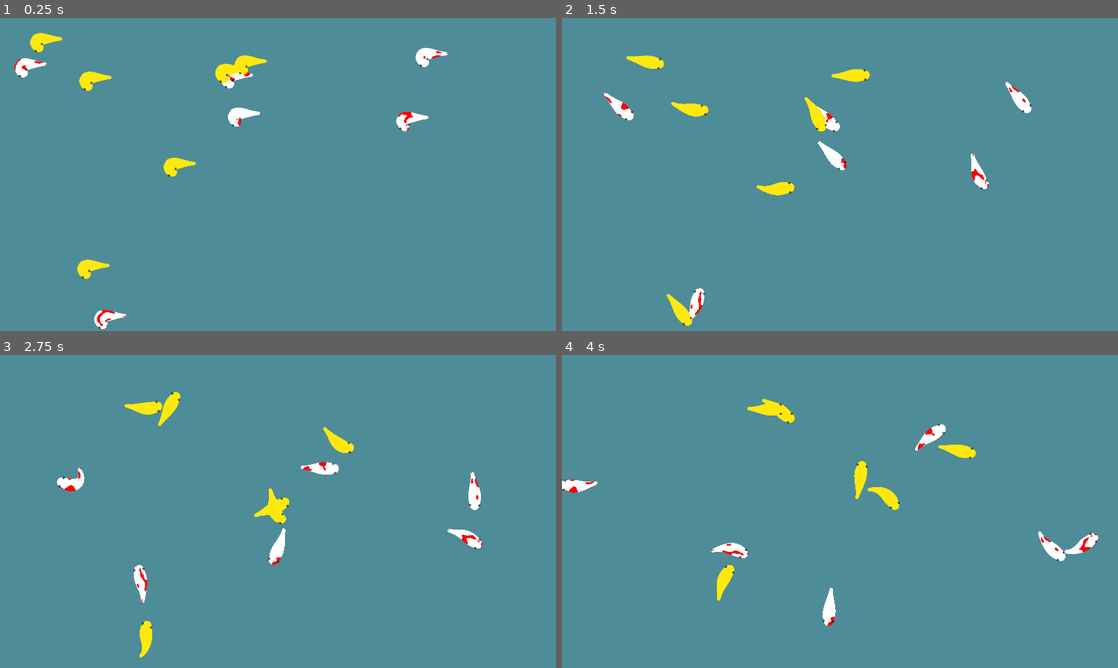
Above: before the commit, frames 1-4 (two rows, left to right).
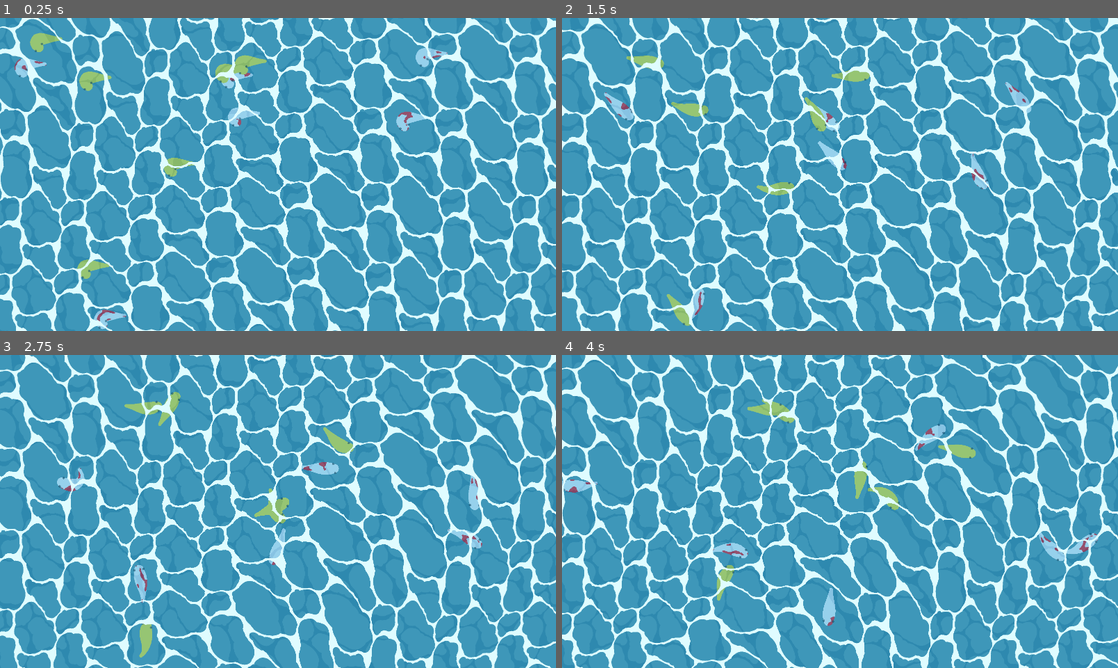
Above: after the commit, the same moments.

Repository: Dowsley/procedural-vivarium
Game: Godot game, scene res://src/game.tscn
The game is run twice, just before and just after one commit, with the same random seed, the same clock (stepped at 60 frames per second) and the same inputs.
Inputs:
- Up to frame 1 (0.25 s): no input
- Up to frame 2 (1.5 s): no input
- Up to frame 3 (2.75 s): no input
- Up to frame 4 (4 s): no input

The runs differ from the first frame. In frame 1, 100% of the frame differs, in the area x 0-100%, y 0-100%; in frame 2, 100%; in frame 3, 100%; in frame 4, 100%.

Commit message:
Experimenting water

Diff:
--- /dev/null
+++ b/data/water1.gdshader
@@ -0,0 +1,133 @@
+shader_type canvas_item;
+
+uniform float aspectRatio = 1.0f;
+uniform float pixelization = 2048.0f;
+
+uniform sampler2D waterDepthGradient : hint_default_black;
+
+uniform vec4 causticColor = vec4(0.455f, 0.773f, 0.765f, 1.0f);
+uniform vec4 causticHighlightColor = vec4(0.741f, 0.894f, 0.898f, 1.0f);
+uniform sampler2D causticTexture : hint_default_white, repeat_enable;
+uniform sampler2D causticHighlightTexture : hint_default_white, repeat_enable;
+uniform sampler2D causticNoiseTexture : hint_default_white, repeat_enable;
+uniform sampler2D causticFadeNoiseTexture : hint_default_white, repeat_enable;
+uniform float causticScale = 12.0f;
+uniform float causticSpeed = 0.005f;
+uniform float causticMovementAmount = 0.15f;
+uniform float causticFaderMultiplier = 1.45f;
+
+uniform vec4 specularColor = vec4(1.0f, 1.0f, 1.0f, 1.0f);
+uniform sampler2D specularNoiseTexture : hint_default_white, repeat_enable;
+uniform sampler2D specularMovementLeftNoiseTexture : hint_default_white, repeat_enable;
+uniform sampler2D specularMovementRightNoiseTexture : hint_default_white, repeat_enable;
+uniform float specularThreshold = 0.35f;
+uniform float specularSpeed = 0.025f;
+uniform float specularScale = 15.0f;
+
+uniform vec4 foamColor = vec4(1.0f, 1.0f, 1.0f, 1.0f);
+uniform sampler2D foamTexture : hint_default_white, repeat_enable;
+uniform float foamIntensity = 0.2f;
+uniform float foamScale = 15.0f;
+
+uniform vec4 outlineColor = vec4(0.675f, 0.86f, 1.0f, 1.0f);
+uniform float generalTransparency = 1.0f;
+
+
+// ------------------------------------------------------------------------------------
+// Helper functions
+
+// Blends two vec2's by subtracting them. Compare this to Photoshop blend mode "Subtract".
+// Source:
+// https://docs.unity3d.com/Packages/com.unity.shadergraph@6.9/manual/Blend-Node.html
+vec2 blendSubtract_vec2(vec2 base, vec2 blend, float opacity)
+{
+	vec2 result = base - blend;
+	return mix(base, result, opacity);
+}
+
+// Blends two floats by subtracting them. Compare this to Photoshop blend mode "Subtract".
+// Source:
+// https://docs.unity3d.com/Packages/com.unity.shadergraph@6.9/manual/Blend-Node.html
+float blendSubtract_float(float base, float blend, float opacity)
+{
+	float result = base - blend;
+	return mix(base, result, opacity);
+}
+
+// Blends two vec2's by overlaying them. Compare this to Photoshop blend mode "Overlay".
+// Source:
+// https://docs.unity3d.com/Packages/com.unity.shadergraph@6.9/manual/Blend-Node.html
+float blendOverlay_float(float base, float blend, float opacity)
+{
+	float result1 = 1.0f - 2.0f * (1.0f - base) * (1.0f - blend);
+    float result2 = 2.0f * base * blend;
+    float zeroOrOne = step(0.5f, base);
+    float res = result2 * zeroOrOne + (1.0 - zeroOrOne) * result1;
+    return mix(base, res, opacity);
+}
+
+// Pixelizes the given coordinate.
+vec2 pixelizeCoordinates(vec2 coordinates)
+{
+	return floor(coordinates * pixelization) / pixelization;
+}
+
+// Applies the aspect ratio to the coordinates.
+vec2 applyAspectRatio(vec2 coordinates)
+{
+	return vec2(coordinates.x, coordinates.y * aspectRatio);
+}
+
+// ------------------------------------------------------------------------------------
+// Shader layers
+
+vec4 caustics(vec2 pixelizedCoordinates)
+{
+	vec4 causticNoise = texture(causticNoiseTexture, TIME * causticSpeed + pixelizedCoordinates);
+	vec2 noiseCoordinates = blendSubtract_vec2(pixelizedCoordinates * causticScale, causticNoise.rg, causticMovementAmount);
+	vec4 causticHighlight = texture(causticHighlightTexture, noiseCoordinates) * causticHighlightColor;
+	vec4 caustic = texture(causticTexture, noiseCoordinates) * causticColor;
+	vec4 interpolatedCaustics = mix(caustic, causticHighlight, causticHighlight.a);
+	float fadeNoise = texture(causticFadeNoiseTexture, noiseCoordinates).r * causticFaderMultiplier;
+	return vec4(interpolatedCaustics.r, interpolatedCaustics.g, interpolatedCaustics.b, clamp(interpolatedCaustics.a - fadeNoise, 0.0, 1.0));
+}
+
+vec4 specular(vec2 pixelizedCoordinates)
+{
+	vec2 scaledCoordinates = pixelizedCoordinates * specularScale;
+	float specularNoise = texture(specularNoiseTexture, scaledCoordinates).r;
+	float leftScrollingNoise = texture(specularMovementLeftNoiseTexture, scaledCoordinates + vec2(TIME * specularSpeed, 0.0f)).r;
+	float rightScrollingNoise = texture(specularMovementRightNoiseTexture, scaledCoordinates + vec2(TIME * specularSpeed * -1.0f, 0.0f)).r;
+	return step(specularThreshold, blendSubtract_float(blendOverlay_float(leftScrollingNoise, rightScrollingNoise, 1.0f), specularNoise, 1.0f)) * specularColor;
+}
+
+vec4 foam(vec2 pixelizedCoordinates, vec4 mainTexColor)
+{
+	vec4 colorizedFoam = texture(foamTexture, pixelizedCoordinates * foamScale) * foamColor;
+	float intensity = clamp(mainTexColor.g * mainTexColor.a - foamIntensity, 0.0f, 1.0f);
+	return vec4(colorizedFoam.r, colorizedFoam.g, colorizedFoam.b, colorizedFoam.a * intensity);
+}
+
+// ------------------------------------------------------------------------------------
+// Fragment Shader code
+
+void fragment()
+{
+	vec2 pixelizedCoordinates = pixelizeCoordinates(applyAspectRatio(UV));
+	vec4 mainTex = texture(TEXTURE, UV);
+	vec4 depthBasedWaterColor = texture(waterDepthGradient, vec2(1.0f - mainTex.b, 1.0f));
+
+	vec4 finalCaustics = caustics(pixelizedCoordinates);
+	vec4 finalSpecular = specular(pixelizedCoordinates);
+	vec4 finalFoam = foam(pixelizedCoordinates, mainTex);
+
+	vec4 waterWithCausticLayer = mix(depthBasedWaterColor, finalCaustics, finalCaustics.a);
+	vec4 waterWithCausticAndSpecularLayer = mix(waterWithCausticLayer, finalSpecular, ceil(finalCaustics.a) * finalSpecular.a);
+	vec4 waterWithCausticAndSpecularAndFoamLayer = mix(waterWithCausticAndSpecularLayer, finalFoam, finalFoam.a);
+
+	float outline = mainTex.a * mainTex.r;
+	vec4 finalOutlineColor = outline * outlineColor;
+
+	vec4 finalRGBColor = mix(waterWithCausticAndSpecularAndFoamLayer, finalOutlineColor, outline);
+	COLOR = vec4(finalRGBColor.r, finalRGBColor.g, finalRGBColor.b, mainTex.b * generalTransparency);
+}
--- /dev/null
+++ b/data/water2.gdshader
@@ -0,0 +1,143 @@
+shader_type canvas_item;
+
+uniform vec4 WATER_COL : source_color =  vec4(0.176471, 0.635294, 0.85098, 0.5);
+uniform vec4 WATER2_COL : source_color =  vec4(0.0588235, 0.529412, 0.776471, 0.5);
+uniform vec4 FOAM_COL : source_color = vec4(0.87451, 0.988235, 1, 0.5);
+
+uniform float distortion_speed = 2.0;
+uniform vec2 tile = vec2(5.0, 5.0);
+uniform vec2 offset = vec2(0, 0);
+
+const float TWOPI = 6.283185307;
+const float SIXPI = 18.84955592;
+
+float circ(vec2 pos, vec2 c, float s)
+{
+    c = abs(pos - c);
+    c = min(c, 1.0 - c);
+
+    return smoothstep(0.0, 0.002, sqrt(s) - sqrt(dot(c, c))) * -1.0;
+}
+
+float waterlayer(vec2 uv)
+{
+    uv = mod(uv, 1.0); // Clamp to [0..1]
+    float ret = 1.0;
+    ret += circ(uv, vec2(0.37378, 0.277169), 0.0268181);
+    ret += circ(uv, vec2(0.0317477, 0.540372), 0.0193742);
+    ret += circ(uv, vec2(0.430044, 0.882218), 0.0232337);
+    ret += circ(uv, vec2(0.641033, 0.695106), 0.0117864);
+    ret += circ(uv, vec2(0.0146398, 0.0791346), 0.0299458);
+    ret += circ(uv, vec2(0.43871, 0.394445), 0.0289087);
+    ret += circ(uv, vec2(0.909446, 0.878141), 0.028466);
+    ret += circ(uv, vec2(0.310149, 0.686637), 0.0128496);
+    ret += circ(uv, vec2(0.928617, 0.195986), 0.0152041);
+    ret += circ(uv, vec2(0.0438506, 0.868153), 0.0268601);
+    ret += circ(uv, vec2(0.308619, 0.194937), 0.00806102);
+    ret += circ(uv, vec2(0.349922, 0.449714), 0.00928667);
+    ret += circ(uv, vec2(0.0449556, 0.953415), 0.023126);
+    ret += circ(uv, vec2(0.117761, 0.503309), 0.0151272);
+    ret += circ(uv, vec2(0.563517, 0.244991), 0.0292322);
+    ret += circ(uv, vec2(0.566936, 0.954457), 0.00981141);
+    ret += circ(uv, vec2(0.0489944, 0.200931), 0.0178746);
+    ret += circ(uv, vec2(0.569297, 0.624893), 0.0132408);
+    ret += circ(uv, vec2(0.298347, 0.710972), 0.0114426);
+    ret += circ(uv, vec2(0.878141, 0.771279), 0.00322719);
+    ret += circ(uv, vec2(0.150995, 0.376221), 0.00216157);
+    ret += circ(uv, vec2(0.119673, 0.541984), 0.0124621);
+    ret += circ(uv, vec2(0.629598, 0.295629), 0.0198736);
+    ret += circ(uv, vec2(0.334357, 0.266278), 0.0187145);
+    ret += circ(uv, vec2(0.918044, 0.968163), 0.0182928);
+    ret += circ(uv, vec2(0.965445, 0.505026), 0.006348);
+    ret += circ(uv, vec2(0.514847, 0.865444), 0.00623523);
+    ret += circ(uv, vec2(0.710575, 0.0415131), 0.00322689);
+    ret += circ(uv, vec2(0.71403, 0.576945), 0.0215641);
+    ret += circ(uv, vec2(0.748873, 0.413325), 0.0110795);
+    ret += circ(uv, vec2(0.0623365, 0.896713), 0.0236203);
+    ret += circ(uv, vec2(0.980482, 0.473849), 0.00573439);
+    ret += circ(uv, vec2(0.647463, 0.654349), 0.0188713);
+    ret += circ(uv, vec2(0.651406, 0.981297), 0.00710875);
+    ret += circ(uv, vec2(0.428928, 0.382426), 0.0298806);
+    ret += circ(uv, vec2(0.811545, 0.62568), 0.00265539);
+    ret += circ(uv, vec2(0.400787, 0.74162), 0.00486609);
+    ret += circ(uv, vec2(0.331283, 0.418536), 0.00598028);
+    ret += circ(uv, vec2(0.894762, 0.0657997), 0.00760375);
+    ret += circ(uv, vec2(0.525104, 0.572233), 0.0141796);
+    ret += circ(uv, vec2(0.431526, 0.911372), 0.0213234);
+    ret += circ(uv, vec2(0.658212, 0.910553), 0.000741023);
+    ret += circ(uv, vec2(0.514523, 0.243263), 0.0270685);
+    ret += circ(uv, vec2(0.0249494, 0.252872), 0.00876653);
+    ret += circ(uv, vec2(0.502214, 0.47269), 0.0234534);
+    ret += circ(uv, vec2(0.693271, 0.431469), 0.0246533);
+    ret += circ(uv, vec2(0.415, 0.884418), 0.0271696);
+    ret += circ(uv, vec2(0.149073, 0.41204), 0.00497198);
+    ret += circ(uv, vec2(0.533816, 0.897634), 0.00650833);
+    ret += circ(uv, vec2(0.0409132, 0.83406), 0.0191398);
+    ret += circ(uv, vec2(0.638585, 0.646019), 0.0206129);
+    ret += circ(uv, vec2(0.660342, 0.966541), 0.0053511);
+    ret += circ(uv, vec2(0.513783, 0.142233), 0.00471653);
+    ret += circ(uv, vec2(0.124305, 0.644263), 0.00116724);
+    ret += circ(uv, vec2(0.99871, 0.583864), 0.0107329);
+    ret += circ(uv, vec2(0.894879, 0.233289), 0.00667092);
+    ret += circ(uv, vec2(0.246286, 0.682766), 0.00411623);
+    ret += circ(uv, vec2(0.0761895, 0.16327), 0.0145935);
+    ret += circ(uv, vec2(0.949386, 0.802936), 0.0100873);
+    ret += circ(uv, vec2(0.480122, 0.196554), 0.0110185);
+    ret += circ(uv, vec2(0.896854, 0.803707), 0.013969);
+    ret += circ(uv, vec2(0.292865, 0.762973), 0.00566413);
+    ret += circ(uv, vec2(0.0995585, 0.117457), 0.00869407);
+    ret += circ(uv, vec2(0.377713, 0.00335442), 0.0063147);
+    ret += circ(uv, vec2(0.506365, 0.531118), 0.0144016);
+    ret += circ(uv, vec2(0.408806, 0.894771), 0.0243923);
+    ret += circ(uv, vec2(0.143579, 0.85138), 0.00418529);
+    ret += circ(uv, vec2(0.0902811, 0.181775), 0.0108896);
+    ret += circ(uv, vec2(0.780695, 0.394644), 0.00475475);
+    ret += circ(uv, vec2(0.298036, 0.625531), 0.00325285);
+    ret += circ(uv, vec2(0.218423, 0.714537), 0.00157212);
+    ret += circ(uv, vec2(0.658836, 0.159556), 0.00225897);
+    ret += circ(uv, vec2(0.987324, 0.146545), 0.0288391);
+    ret += circ(uv, vec2(0.222646, 0.251694), 0.00092276);
+    ret += circ(uv, vec2(0.159826, 0.528063), 0.00605293);
+    return max(ret, 0.0);
+}
+
+vec4 water(vec2 uv, vec3 cdir, float iTime)
+{
+    uv *= vec2(0.25);
+
+    vec2 a = 0.025 * cdir.xz / cdir.y; // Parallax offset
+    float h = sin(uv.x + iTime); // Height at UV
+    uv += a * h;
+    h = sin(0.841471 * uv.x - 0.540302 * uv.y + iTime);
+    uv += a * h;
+
+    // Texture distortion
+    float d1 = mod(uv.x + uv.y, TWOPI);
+    float d2 = mod((uv.x + uv.y + 0.25) * 1.3, SIXPI);
+    d1 = iTime * 0.07 + d1;
+    d2 = iTime * 0.5 + d2;
+    vec2 dist = vec2(
+    	sin(d1) * 0.15 + sin(d2) * 0.05,
+    	cos(d1) * 0.15 + cos(d2) * 0.05
+    );
+
+    vec3 color = mix(WATER_COL.rgb, WATER2_COL.rgb, waterlayer(uv + dist.xy));
+    color = mix(color, FOAM_COL.rgb, waterlayer(vec2(1.0) - uv - dist.yx));
+
+    float alpha = mix(WATER_COL.a, WATER2_COL.a, waterlayer(uv + dist.xy));
+    alpha = mix(alpha, FOAM_COL.a, waterlayer(vec2(1.0) - uv - dist.yx));
+
+    return vec4(color, alpha);
+}
+
+varying vec2 globalposition;
+
+void vertex(){
+    globalposition = (MODEL_MATRIX * vec4(VERTEX, 0.0, 1.0)).xy;
+}
+
+void fragment() {
+    vec2 uv = globalposition / 32.0;
+    vec4 result = water(uv * tile + offset, vec3(0,1,0), TIME * distortion_speed);
+    COLOR = result;
+}
--- a/src/game.tscn
+++ b/src/game.tscn
@@ -1,9 +1,32 @@
-[gd_scene load_steps=3 format=3 uid="uid://bif56bhg6uym3"]
+[gd_scene load_steps=5 format=3 uid="uid://bif56bhg6uym3"]
 
 [ext_resource type="PackedScene" uid="uid://cbr76dv68oqtt" path="res://src/koi.tscn" id="1_i28ue"]
 [ext_resource type="Script" path="res://src/game.gd" id="1_keh2g"]
+[ext_resource type="Shader" path="res://data/water2.gdshader" id="3_yq6c3"]
+
+[sub_resource type="ShaderMaterial" id="ShaderMaterial_8e1yn"]
+shader = ExtResource("3_yq6c3")
+shader_parameter/WATER_COL = Color(0.176471, 0.635294, 0.85098, 0.5)
+shader_parameter/WATER2_COL = Color(0.0588235, 0.529412, 0.776471, 0.5)
+shader_parameter/FOAM_COL = Color(0.87451, 0.988235, 1, 1)
+shader_parameter/distortion_speed = 2.0
+shader_parameter/tile = Vector2(0.5, 0.5)
+shader_parameter/offset = Vector2(3.73, 0)
 
 [node name="Game" type="Node2D"]
 script = ExtResource("1_keh2g")
 num_kois = 12
 koi_scene = ExtResource("1_i28ue")
+
+[node name="WaterSurface" type="ColorRect" parent="."]
+top_level = true
+material = SubResource("ShaderMaterial_8e1yn")
+anchors_preset = 15
+anchor_right = 1.0
+anchor_bottom = 1.0
+offset_right = 1920.0
+offset_bottom = 1080.0
+grow_horizontal = 2
+grow_vertical = 2
+size_flags_horizontal = 6
+size_flags_vertical = 6
Binary file added: assets/square.png
Not shown, added: assets/square.png.import
